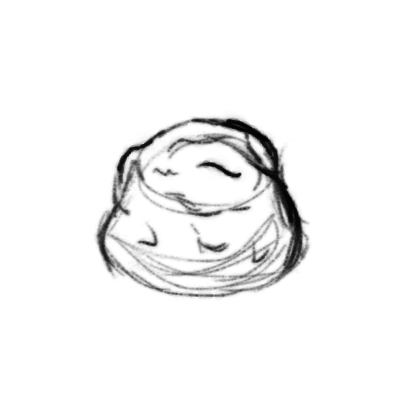
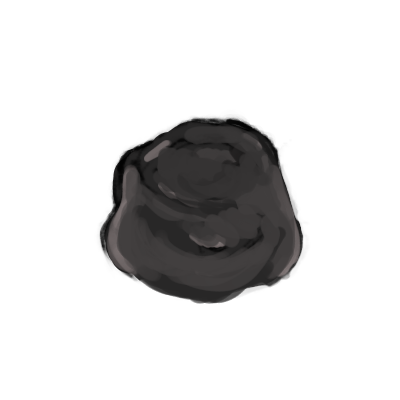
Comparing the layer stacks of the two (400, 400) images. Changes:
painted on "Paint Layer 1" over [92,120,312,304]
added layer "Paint Layer 2" above "Background" over [92,120,312,304]
